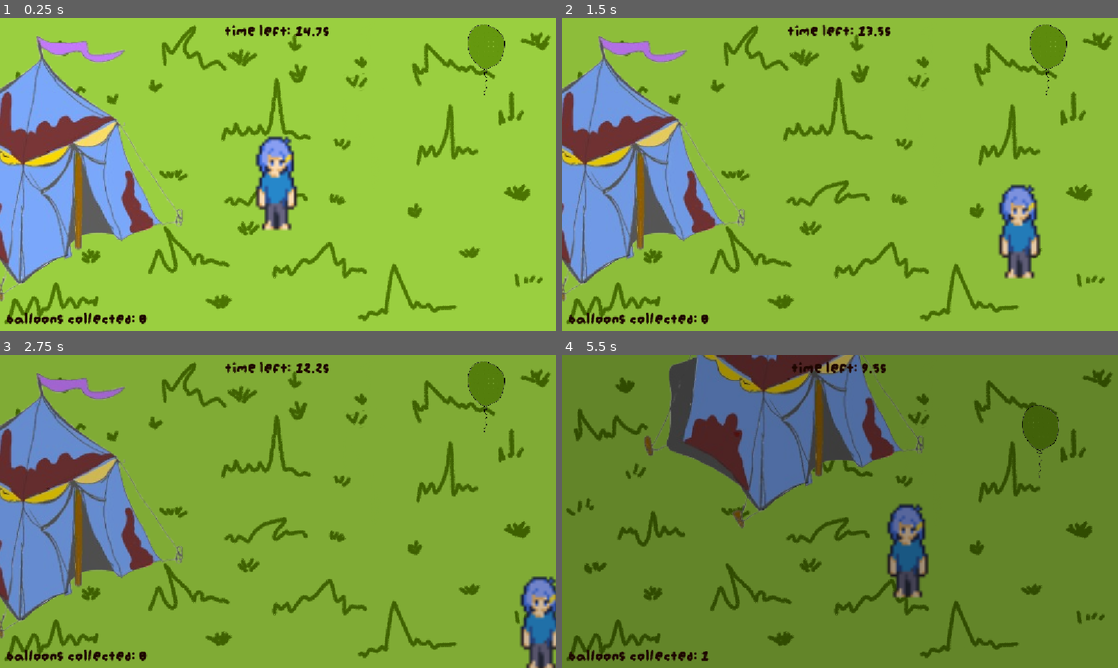
Above: before the commit, frames 1-4 (two rows, left to right).
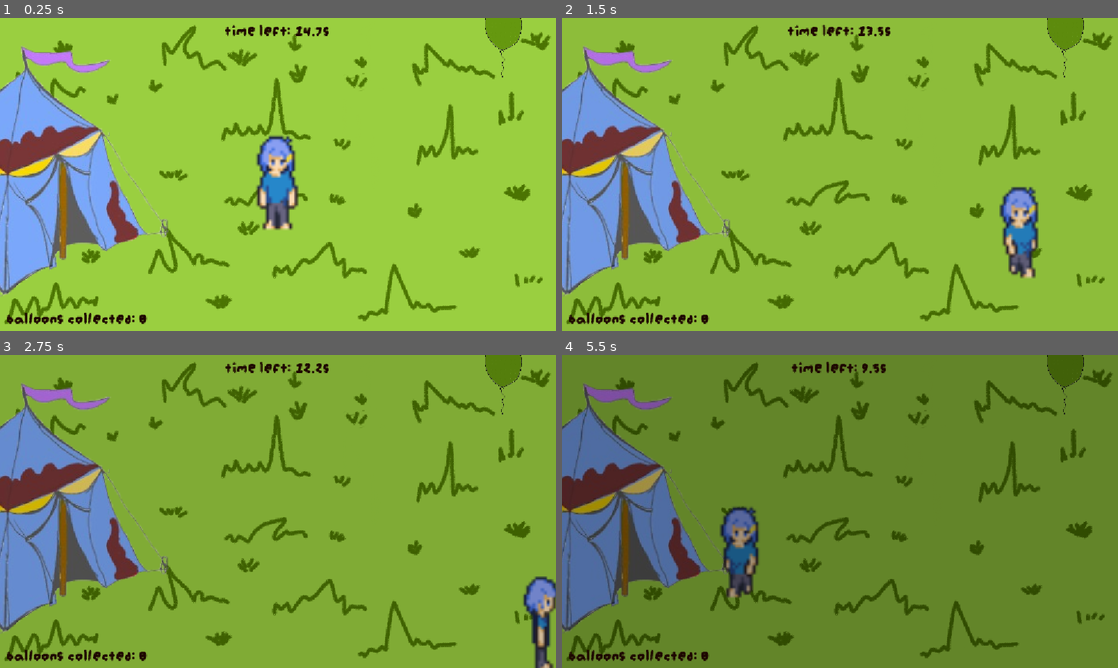
Above: after the commit, the same moments.

Repository: Rithunyaa/haven_charlotte
Game: Godot game, scene res://level1.tscn
Two runs of this game, one before a commit and one after it. Both use one fixed random seed, a clock stepped at 60 frames per second and the inputs below.
Inputs (mouse positions are in pixels of both pictures, inside the frame that each line leads up to):
- Up to frame 1 (0.25 s): no input
- Up to frame 2 (1.5 s): move the mouse to (962, 158) at 0.52 s; hold Right (ui_right) 0.53-1.28 s; click (962, 158) at 0.67 s; move the mouse to (728, 190) at 1.27 s; hold Down (ui_down) from 1.28 s (still down)
- Up to frame 3 (2.75 s): move the mouse to (333, 442) at 2.02 s; release Down (ui_down) at 2.03 s; hold Right (ui_right) from 2.03 s (still down)
- Up to frame 4 (5.5 s): move the mouse to (812, 574) at 2.77 s; release Right (ui_right) at 2.78 s; hold Up (ui_up) 2.78-3.53 s; click (812, 574) at 2.92 s; move the mouse to (1006, 558) at 3.52 s; hold Left (ui_left) 3.53-5.03 s; move the mouse to (673, 464) at 4.27 s; move the mouse to (867, 511) at 5.02 s; hold Down (ui_down) from 5.03 s (still down); click (867, 511) at 5.17 s

The runs differ from the first frame. In frame 1, 12% of the frame differs, in the area x 0-94%, y 0-91%; in frame 2, 12%; in frame 3, 12%; in frame 4, 31%, in the area x 0-94%, y 0-98%.

Commit message:
GAME WORKS

Diff:
--- a/haven/game_manager.gd
+++ b/haven/game_manager.gd
@@ -1,4 +1,7 @@
 extends Node
+
+@export var balloon_textures: Array[Texture2D]
+@onready var target_sprite: Sprite2D = $Sprite2D
 
 @export var player_path: NodePath
 @export var target_path: NodePath
@@ -86,39 +89,42 @@
 	randomize_tent_position()
 
 func randomize_tent_position() -> void:
-	var min_distance: float = 150.0
 	var new_pos = Vector2.ZERO
-
-	for i in range(15):
-		var random_x = randf_range(-250, 250)
-		var random_y = randf_range(-250, 250)
+	# Give it a wider search radius so it always finds a spot easily
+	for i in range(30):
+		var random_x = randf_range(-300, 300)
+		var random_y = randf_range(-300, 300)
 		new_pos = spawn_position + Vector2(random_x, random_y)
 
-		if new_pos.distance_to(spawn_position) >= min_distance:
+		if new_pos.distance_to(spawn_position) >= 120.0:
 			break
 
 	tent.global_position = new_pos
 
 func randomize_target_position() -> void:
-	var min_distance_from_spawn: float = 150.0
-	var min_distance_from_tent: float = 100.0 # Minimum gap between balloon and tent
 	var new_pos = Vector2.ZERO
 
-	for i in range(20): # More attempts to find a clean spot
-		var random_x = randf_range(-250, 250)
-		var random_y = randf_range(-250, 250)
+	for i in range(30):
+		var random_x = randf_range(-300, 300)
+		var random_y = randf_range(-300, 300)
 		new_pos = spawn_position + Vector2(random_x, random_y)
 
-		# Check distance from player spawn
-		if new_pos.distance_to(spawn_position) >= min_distance_from_spawn:
-			# Check distance from tent so they don't overlap
-			if tent:
-				if new_pos.distance_to(tent.global_position) >= min_distance_from_tent:
-					break # Found a safe spot away from both player and tent!
-			else:
-				break
+		# Ensure it's not on top of the player spawn AND not overlapping the tent
+		var away_from_spawn = new_pos.distance_to(spawn_position) >= 100.0
+		var away_from_tent = true
+
+		if tent:
+			away_from_tent = new_pos.distance_to(tent.global_position) >= 90.0
+
+		if away_from_spawn and away_from_tent:
+			break
 
 	target.global_position = new_pos
+
+	# Scroll/randomize balloon color texture if you have textures assigned
+	if not balloon_textures.is_empty() and $Target/Sprite2D:
+		var random_texture = balloon_textures[randi() % balloon_textures.size()]
+		$Target/Sprite2D.texture = random_texture
 
 func trigger_game_over() -> void:
 	$AudioStreamPlayer2D.play()
--- a/haven/level1.tscn
+++ b/haven/level1.tscn
@@ -10,10 +10,15 @@
 [ext_resource type="Texture2D" uid="uid://dyl4fvqheg7y3" path="res://assets/character_walk_right.png" id="5_hx44q"]
 [ext_resource type="Texture2D" uid="uid://c00jmgjxdhmal" path="res://assets/character_walk_up.png" id="6_n8vhr"]
 [ext_resource type="Texture2D" uid="uid://51o16kt15y1n" path="res://assets/ballon_final-removebg-preview.png" id="7_mx85b"]
+[ext_resource type="Texture2D" uid="uid://bhbapf3b5sfxk" path="res://assets/Drawing.sketchpad - Copyf.png" id="10_nauge"]
 [ext_resource type="AudioStream" uid="uid://d0qkupr3l63nj" path="res://assets/Game Over Scream.mp3" id="11_eqrsh"]
 [ext_resource type="Texture2D" uid="uid://jjcsp2ll81ax" path="res://assets/tent-removebg-preview.png" id="11_mx85b"]
+[ext_resource type="Texture2D" uid="uid://c3a622txnedx8" path="res://assets/Drawing-2.sketchpad - Copyf.png" id="11_ycv2e"]
+[ext_resource type="Texture2D" uid="uid://c515vq13ydcqi" path="res://assets/Drawing-4.sketchpad - Copyf.png" id="12_c5gc3"]
 [ext_resource type="Script" uid="uid://1g3vlnonsxus" path="res://CameraShake.gd" id="12_hx44q"]
+[ext_resource type="Texture2D" uid="uid://ce6erqq6muca8" path="res://assets/Drawing-5.sketchpad - Copyf.png" id="13_6e4cv"]
 [ext_resource type="AudioStream" uid="uid://cvkpqjk4jlh2w" path="res://assets/Acquire SFX.mp3" id="13_n8vhr"]
+[ext_resource type="Texture2D" uid="uid://om8wyj7o0tl6" path="res://assets/Drawing-6.sketchpad - Copyf.png" id="14_uuy0h"]
 
 [sub_resource type="RectangleShape2D" id="RectangleShape2D_dopym"]
 size = Vector2(71, 193)
@@ -171,6 +176,7 @@
 
 [node name="Player" type="CharacterBody2D" parent="." unique_id=1741416139]
 z_index = 50
+position = Vector2(2, -1)
 script = ExtResource("1_dopym")
 
 [node name="CollisionShape2D" type="CollisionShape2D" parent="Player" unique_id=802988498]
@@ -265,6 +271,7 @@
 
 [node name="GameManager" type="Node" parent="." unique_id=90576343]
 script = ExtResource("1_jwv3a")
+balloon_textures = Array[Texture2D]([ExtResource("7_mx85b"), ExtResource("10_nauge"), ExtResource("11_ycv2e"), ExtResource("12_c5gc3"), ExtResource("13_6e4cv"), ExtResource("14_uuy0h")])
 player_path = NodePath("../Player")
 target_path = NodePath("../Target_Object")
 darkness_overlay_path = NodePath("../DarknessOverlay")
--- a/haven/player.gd
+++ b/haven/player.gd
@@ -13,6 +13,7 @@
 	velocity = direction * speed
 	move_and_slide()
 
+	update_animation(direction)
 
 func update_animation(direction: Vector2) -> void:
 	if direction == Vector2.ZERO:
